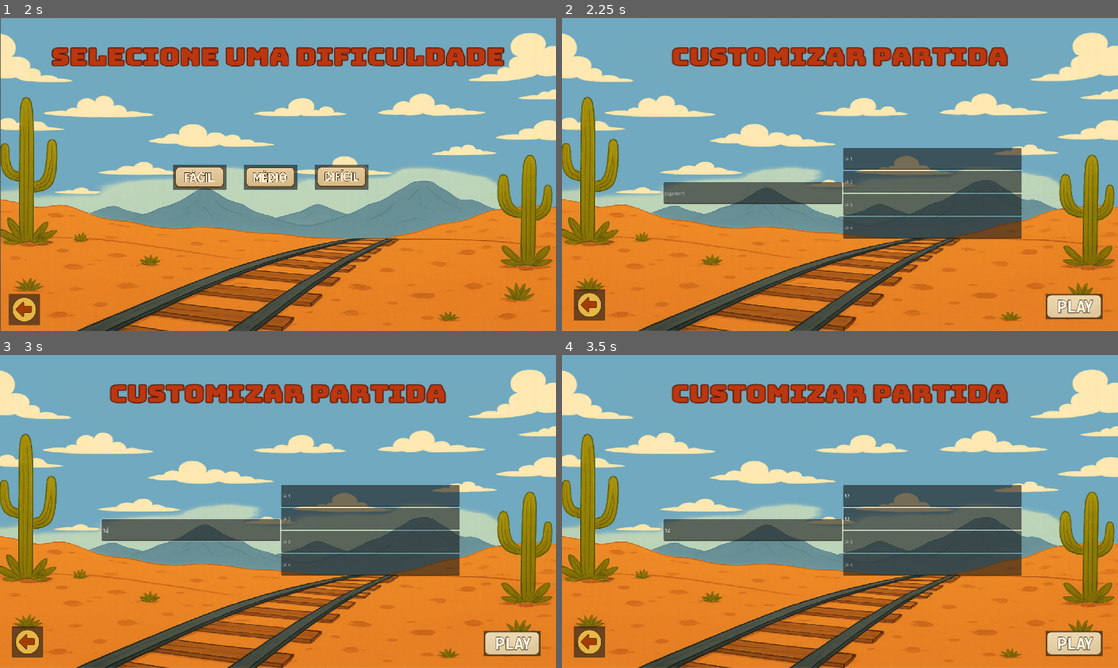
Above: before the commit, frames 1-4 (two rows, left to right).
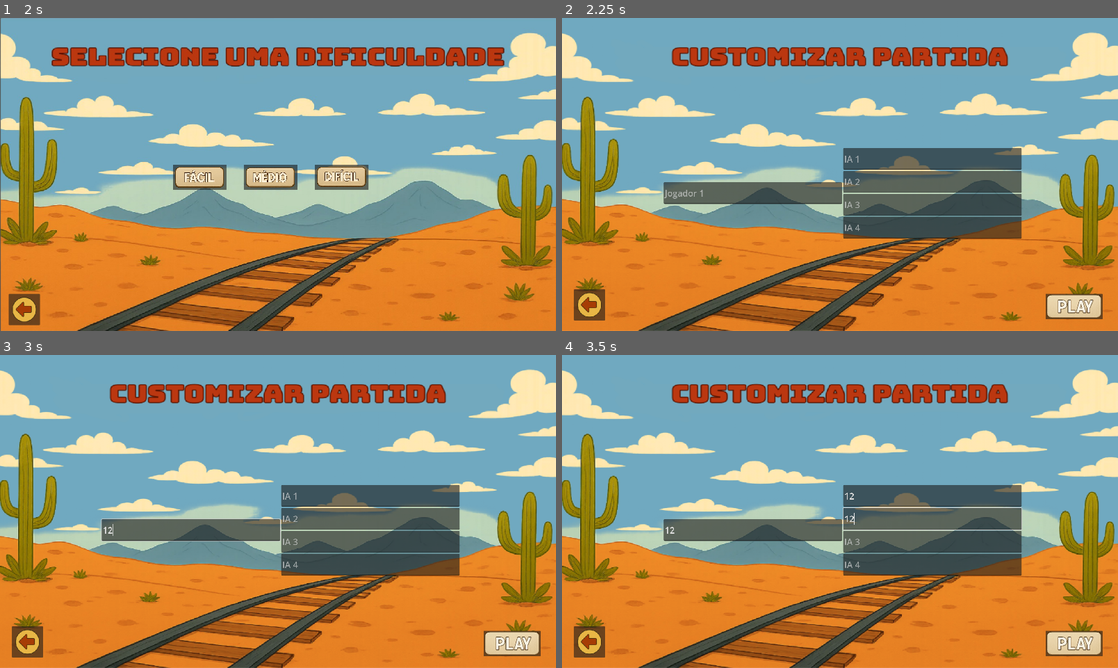
Above: after the commit, the same moments.

Repository: mauriciopollis/ticket-to-ride-es2
Game: Godot game, scene res://Scenes/menu.tscn
Two runs of this game, one before a commit and one after it. Both use one fixed random seed, a clock stepped at 60 frames per second and the inputs below.
Inputs (mouse positions are in pixels of both pictures, inside the frame that each line leads up to):
- Up to frame 1 (2 s): click (278, 174) at 0.5 s; click (350, 174) at 1.25 s
- Up to frame 2 (2.25 s): click (762, 177) at 2 s
- Up to frame 3 (3 s): click (189, 530) at 2.77 s; type "12" at 2.85 s
- Up to frame 4 (3.5 s): click (934, 495) at 3 s; type "12" at 3.08 s; click (934, 517) at 3.23 s; type "12" at 3.32 s

Frame 1 is identical in both runs. In frame 2, 0.2% of the frame differs, in the area x 18-54%, y 44-68%; in frame 3, 0.1%; in frame 4, 0.1%.

Commit message:
aumentando tamanho da fonte na tela de setup de jogadores

Diff:
--- a/Scripts/menu_setup_jogadores.gd
+++ b/Scripts/menu_setup_jogadores.gd
@@ -13,16 +13,16 @@
 	for i in range(qtdJogadores):
 		var lineEdit = LineEdit.new()
 		lineEdit.custom_minimum_size = Vector2(0, 75)
-		lineEdit.placeholder_text = "Jogador" + str(i + 1)
+		lineEdit.add_theme_font_size_override("font_size", 30)
+		lineEdit.placeholder_text = "Jogador " + str(i + 1)
 		$Panel/HBoxContainer/NomesJogadores.add_child(lineEdit)
 
 	for i in range(qtdIAs):
 		var lineEdit = LineEdit.new()
 		lineEdit.custom_minimum_size = Vector2(0, 75)
+		lineEdit.add_theme_font_size_override("font_size", 30)
 		lineEdit.placeholder_text = "IA " + str(i + 1)
 		$Panel/HBoxContainer/NomesIAs.add_child(lineEdit)
-
-	#setup_jogadores()
 
 func setup_jogadores() -> void:
 	var rng = RandomNumberGenerator.new()
